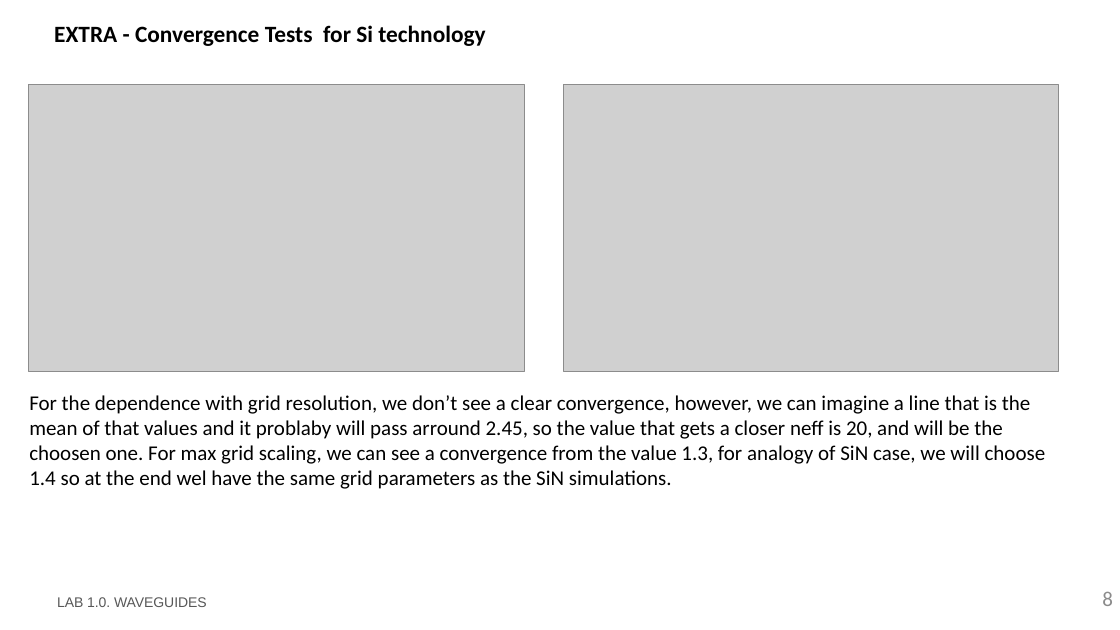
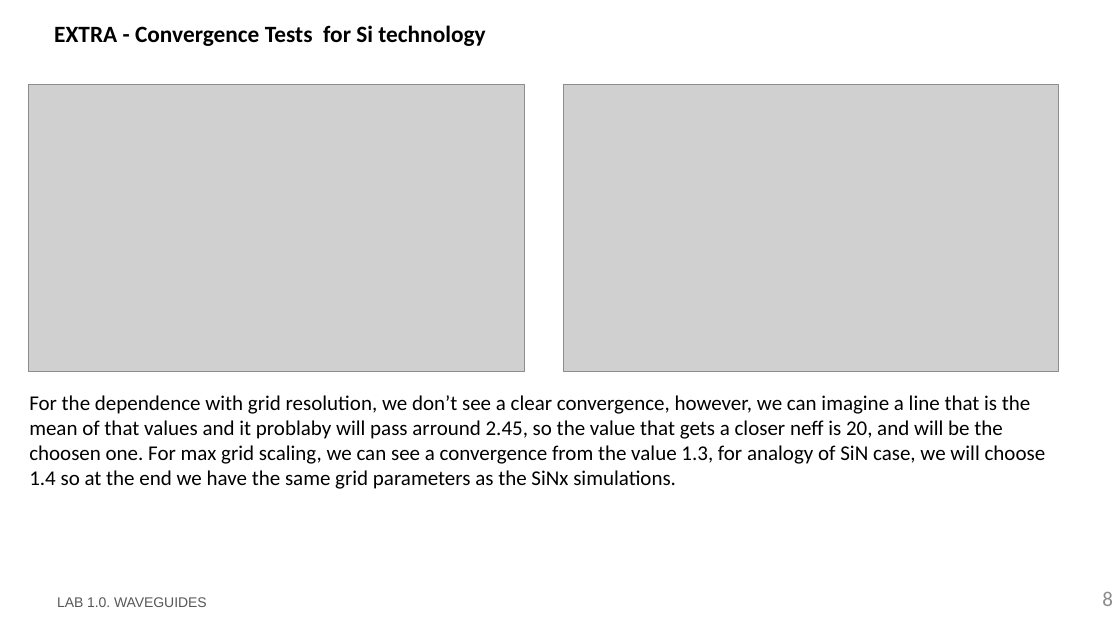
Before and after one commit to DBAEASE/pic-upv-lab1, a slide deck: slide 8 of LabBook_10.pptx. Drawn at 1120x630 pixels with LibreOffice and Linux fonts; fonts in the diff are those of the drawing; grey boxes stand for pictures; background and template pictures are left out. Boxes give left, top, right and bottom in pixels: in the first picture for what was removed or moved away, otherwise in the second. Text is boxed around its words. In the diff, an @@ line names an element or a change of style, - is before the commit and + after.

```diff
--- a/LabBook_10.pptx
+++ b/LabBook_10.pptx
@@ text at (29, 395, 1046, 489): text changed @@
-For the dependence with grid resolution, we don’t see a clear convergence, however, we can imagine a line that is the mean of that values and it problaby will pass arround 2.45, so the value that gets a closer neff is 20, and will be the choosen one. For max grid scaling, we can see a convergence from the value 1.3, for analogy of SiN case, we will choose 1.4 so at the end wel have the same grid parameters as the SiN simulations.
+For the dependence with grid resolution, we don’t see a clear convergence, however, we can imagine a line that is the mean of that values and it problaby will pass arround 2.45, so the value that gets a closer neff is 20, and will be the choosen one. For max grid scaling, we can see a convergence from the value 1.3, for analogy of SiN case, we will choose 1.4 so at the end we have the same grid parameters as the SiNx simulations.
```
Also in this commit, not shown: 8 other slides changed.
